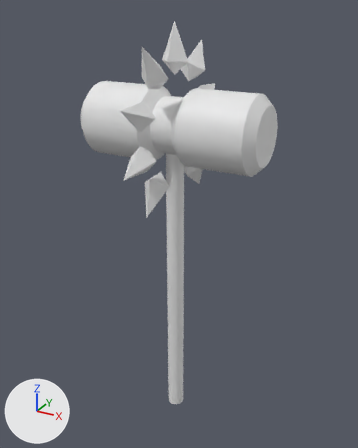
One commit to the FBX model Darkwave/hammer.fbx: the scene before it, then after it.
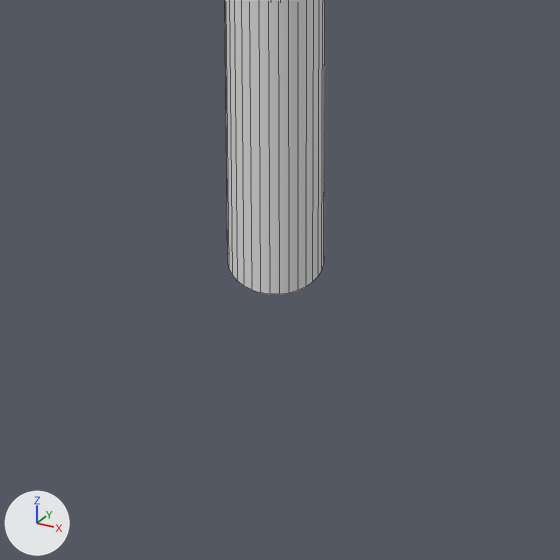
There are two pictures of each version: one whole from a 50 mm camera at (23.1, -43.1, 12.8) aimed at (-2.9, 4.2, -10.8), one close up on the part from 37% to 61% of the width and 80% to 99% of the height. The axes (+X, +Y, +Z) are drawn at lower left. The lights are the same throughout. The close-ups show mesh edges as thin lines. Where no turn or scale is listed for an object, it has been applied to the vertices. Vertices at the same position are counted once.
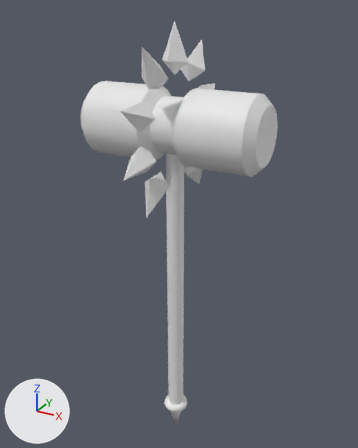
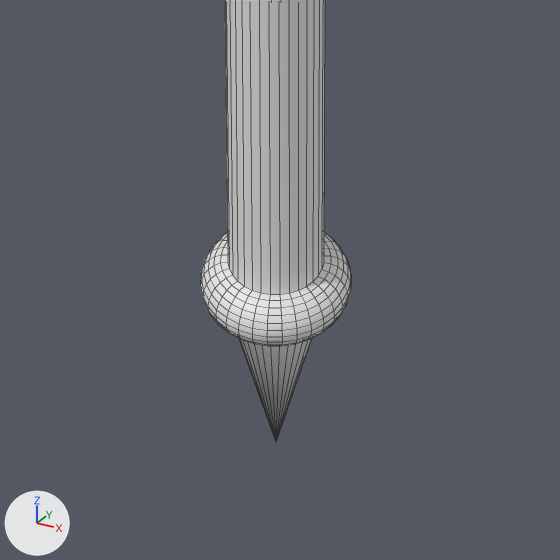
The newer file is also turned or shifted as a whole; pictures and numbers use the older file's frame.

Pixel boxes (x1, y1, x2, y2) of what changed, in the close-ups (560 x 560 px):
'Cylinder', reshaped: before (225, 0, 325, 294); after (200, 0, 351, 442)
part 1 of me_mesh, added: after (200, 232, 351, 442)

What the commit changed:
me_mesh is used by ob_cylinder; location (0.0, 0.0, 0.0).
me_mesh had 376 vertices, 393 faces and spanned x -12.7..7.7, y -7.3..12.3, z -36.0..11.5.
me_mesh now has 761 vertices, 808 faces and spans x -12.7..7.7, y -7.3..12.3, z -41.0..11.5.
me_mesh part 1: 385 vertices added at x -4.0..-0.9, y 0.9..4.0, z -41.0..-36.0.
